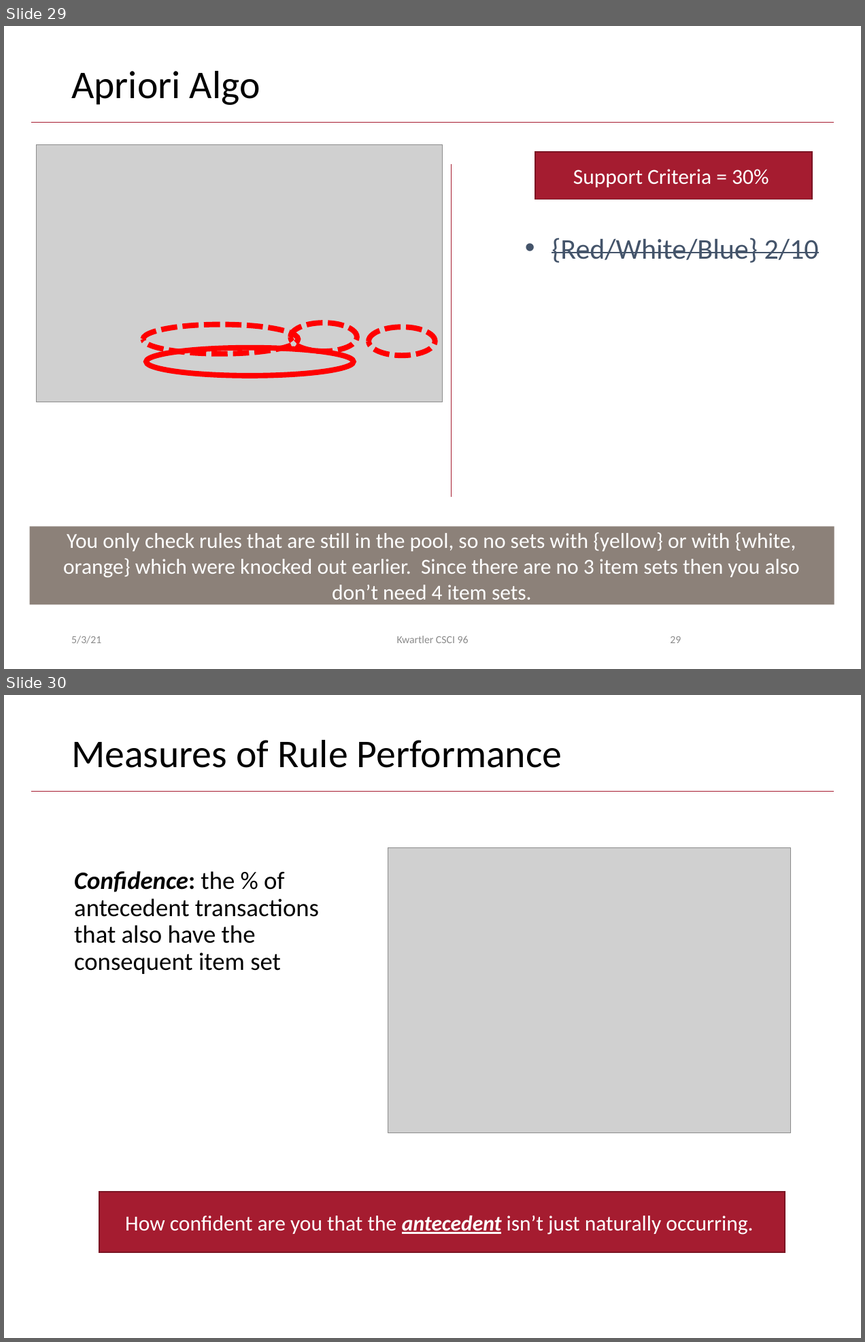
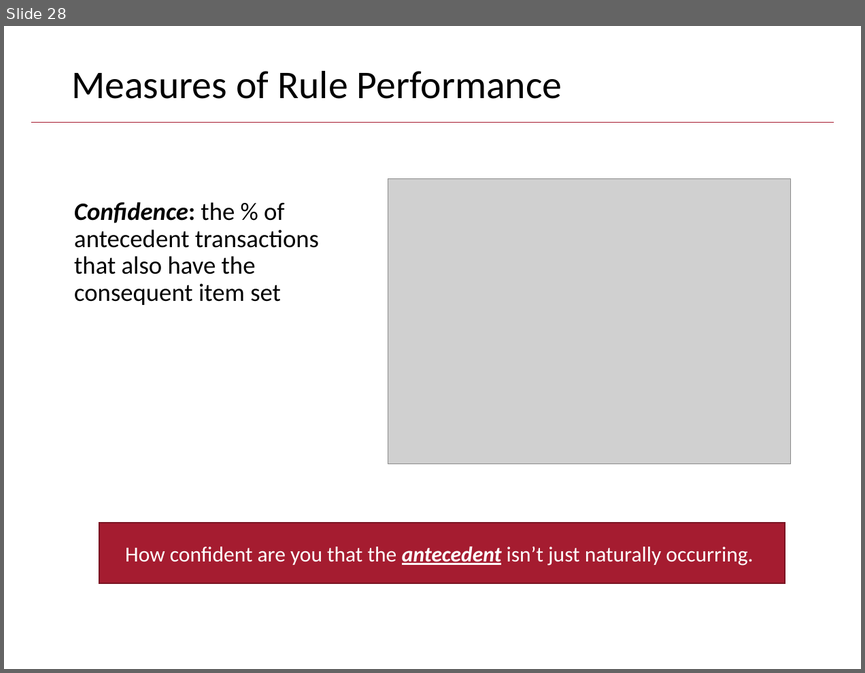
Before and after one commit to kwartler/Harvard_DataMining_Business_Student, a slide deck: Lessons/L_unsupervised/AssociationRules_CollaborativeFiltering.pptx. Shown one above the other, each under a label of ours: slides 29 and 30 before the commit, slide 28 after it. The pictures are 865x1342 and 865x673 pixels, drawn with LibreOffice and Linux fonts; fonts in the diff are those of the drawing; grey boxes stand for pictures; background and template pictures are left out. Boxes give left, top, right and bottom in pixels: in the first picture for what was removed or moved away, otherwise in the second. Text is boxed around its words. In the diff, an @@ line names an element or a change of style, - is before the commit and + after.

```diff
--- a/Lessons/L_unsupervised/AssociationRules_CollaborativeFiltering.pptx
+++ b/Lessons/L_unsupervised/AssociationRules_CollaborativeFiltering.pptx
@@ slide 29 removed at (x1=4, y1=26, x2=861, y2=669), background #FFFFFF; not listed: 1 template element that a slide beside it also shows @@
@@ title removed at (x1=71, y1=71, x2=260, y2=105) @@
-Apriori Algo
@@ picture removed at (x1=37, y1=145, x2=443, y2=402) @@
@@ line removed from (451, 164) to (451, 497) @@
@@ rectangle removed at (x1=535, y1=152, x2=813, y2=199) @@
-Support Criteria = 30%
@@ text removed at (x1=551, y1=237, x2=819, y2=263) @@
-• {Red/White/Blue} 2/10
@@ ellipse removed at (x1=143, y1=324, x2=298, y2=353) @@
@@ ellipse removed at (x1=290, y1=322, x2=356, y2=351) @@
@@ ellipse removed at (x1=368, y1=327, x2=434, y2=355) @@
@@ ellipse removed at (x1=146, y1=347, x2=354, y2=376) @@
@@ rectangle removed at (x1=30, y1=526, x2=834, y2=604) @@
-You only check rules that are still in the pool, so no sets with {yellow} or with {white, orange} which were knocked out earlier. Since there are no 3 item sets then you also don’t need 4 item sets.
@@ text removed at (x1=71, y1=635, x2=101, y2=643) @@
-5/3/21
@@ text removed at (x1=397, y1=635, x2=468, y2=643) @@
-Kwartler CSCI 96
@@ page number removed at (x1=670, y1=636, x2=681, y2=643) @@
-29
@@ what was slide 30 is now slide 28 @@
```
Also in this commit, not shown: 42 slides changed, 2 other slides removed.
